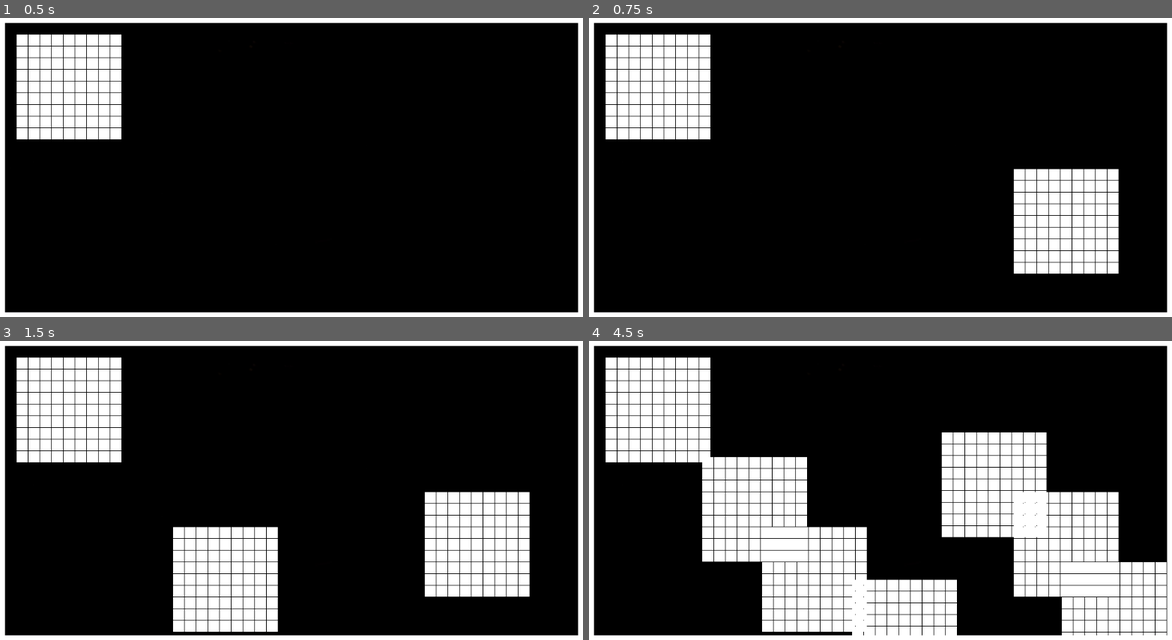
Above: before the commit, frames 1-4 (two rows, left to right).
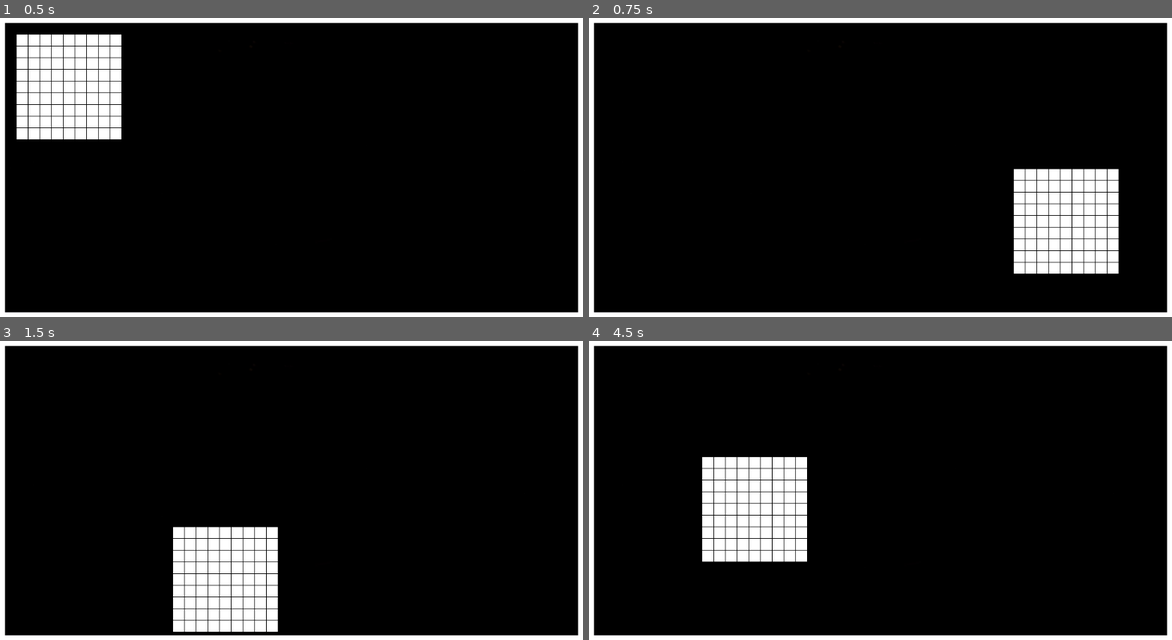
Above: after the commit, the same moments.

Repository: tartempion-sdr/chromino-V2
Game: Godot game, scene res://Node2D.tscn
Same seed, same stepped clock (60 frames per second), same inputs: the game is played once before the commit and once after it.
Inputs (mouse positions are in pixels of both pictures, inside the frame that each line leads up to):
- Up to frame 1 (0.5 s): no input
- Up to frame 2 (0.75 s): tap Enter at 0.5 s; move the mouse to (1014, 170) at 0.52 s; click (1014, 170) at 0.67 s
- Up to frame 3 (1.5 s): tap Space at 1.25 s; move the mouse to (174, 526) at 1.27 s; click (174, 526) at 1.42 s
- Up to frame 4 (4.5 s): tap Enter at 2, 3.5 s; move the mouse to (944, 433) at 2.02 s; click (944, 433) at 2.17 s; tap Space at 2.75, 4.25 s; move the mouse to (851, 580) at 2.77 s; click (851, 580) at 2.92 s; move the mouse to (1061, 562) at 3.52 s; click (1061, 562) at 3.67 s; move the mouse to (699, 457) at 4.27 s; click (699, 457) at 4.42 s

Frame 1 is identical in both runs. In frame 2, 6.3% of the frame differs, in the area x 2-21%, y 5-41%; in frame 3, 13%; in frame 4, 29%, in the area x 2-100%, y 5-99%.

Commit message:
souris deplace plateau 9x9 stable

Diff:
--- a/Node2D.gd
+++ b/Node2D.gd
@@ -5,7 +5,7 @@
 var x = 40
 var y = 40
 
-
+var num = 2
 
 
 func _ready():
@@ -13,27 +13,53 @@
 	pos_plateau()
 
 func pos_plateau():
-	var mouse_position = get_viewport().get_mouse_position()
-	var a = int()
-	var retour =int()
+
+
+	var a = 0
+	var retour = 0
+
 	for i in range(0, 9):
 		for n in range(0, 9):
 
+			plateau(Vector2(x, y))
 
-			plateau(Vector2(x, y))
 			a = 20
 			x += 20
 			retour = retour + a
 
+		x -= retour
+		retour = 0
+		y += 20
+	x = 40
+	y = 40
 
-		x -= retour
-		retour =0
-		y += 20
+func souris_pos_plateau():
+	var mouse_position = get_viewport().get_mouse_position()
+	var x = mouse_position.x
+	var y = mouse_position.y
+
+	for n in range(9):
+		y = y + (n * 20)
+
+		for i in range(9):
+
+			x = x + (i * 20)
+
+			# Utiliser un index pour accéder à chaque enfant individuellement
+			var child = get_child(num)
+
+			if child is Area2D:
+				child.position = Vector2(x, y)
+				num += 1
+			x = mouse_position.x
+		y = mouse_position.y
+	num = 2
 
 
 func plateau(pos):
 	var instance_plateau = scene.instance()
 	instance_plateau.position = pos
+	instance_plateau.visible = true
 	add_child(instance_plateau)
 
 func _process(delta):
@@ -57,8 +83,5 @@
 		elif event.button_index == BUTTON_LEFT and event.pressed:
 		# Action pour le clic gauche
 			print("Clic gauche")
-			var mouse_position = get_viewport().get_mouse_position()
-			print(mouse_position)
-			x = mouse_position[0]
-			y = mouse_position[1]
-			pos_plateau()
+
+			souris_pos_plateau()
--- a/Node2D.tscn
+++ b/Node2D.tscn
@@ -29,5 +29,6 @@
 }
 
 [node name="Area2D" parent="." instance=ExtResource( 4 )]
+visible = false
 position = Vector2( 40, 40 )
 script = null
